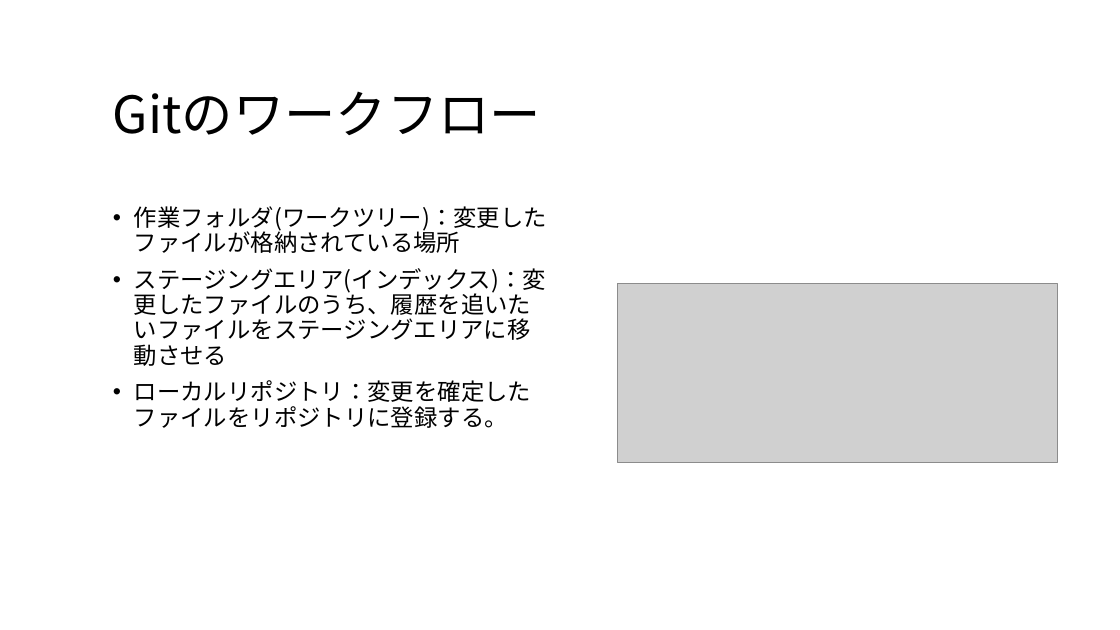
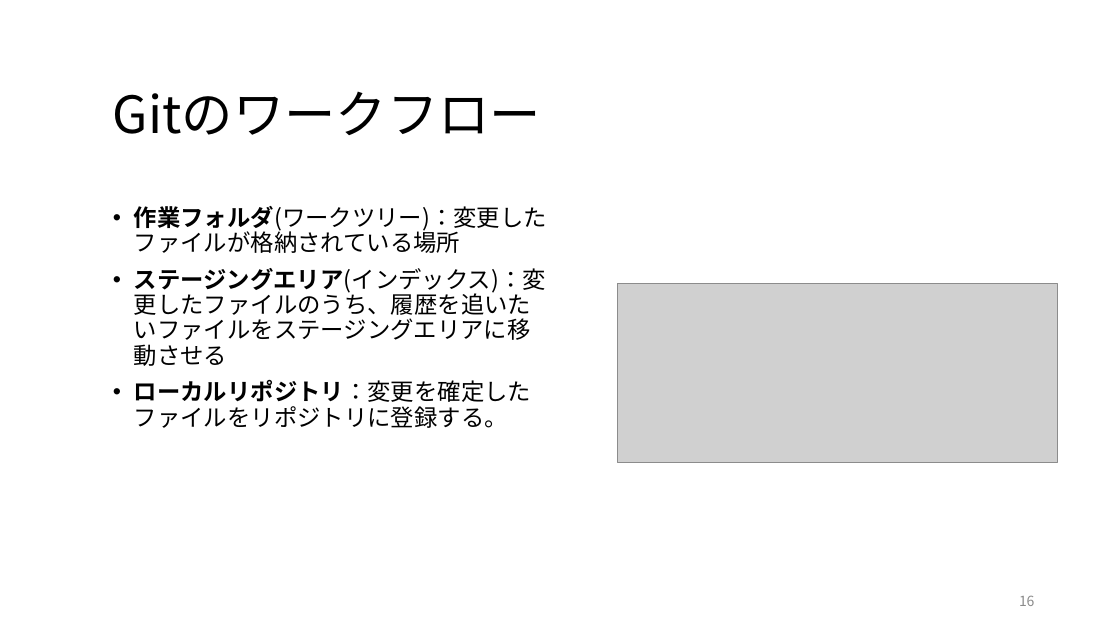
Before and after one commit to maru0519/git-edu, a slide deck: slide 16 of siryou.pptx. Drawn at 1120x630 pixels with LibreOffice and Linux fonts; fonts in the diff are those of the drawing; grey boxes stand for pictures. Boxes give left, top, right and bottom in pixels: in the first picture for what was removed or moved away, otherwise in the second. Text is boxed around its words. In the diff, an @@ line names an element or a change of style, - is before the commit and + after.

```diff
--- a/siryou.pptx
+++ b/siryou.pptx
@@ text "作業フォルダ(ワークツリー)：変更したファイルが格納されている場所" at (134, 206, 547, 428): bold on in "作業フォルダ(ワークツリー)：変更したファイルが格納されている場所", "ステージングエリア(インデックス)：変更したファイルのうち、履歴を追いたいファイルをステージングエリアに移動させる", "ローカルリポジトリ：変更を確定したファイルをリポジトリに登録する。" @@
@@ page number added at (1019, 596, 1035, 606), 12 pt, text #8C8C8C @@
+16
```
Also in this commit, not shown: 63 other slides changed, 3 slides added, 1 slide removed.
